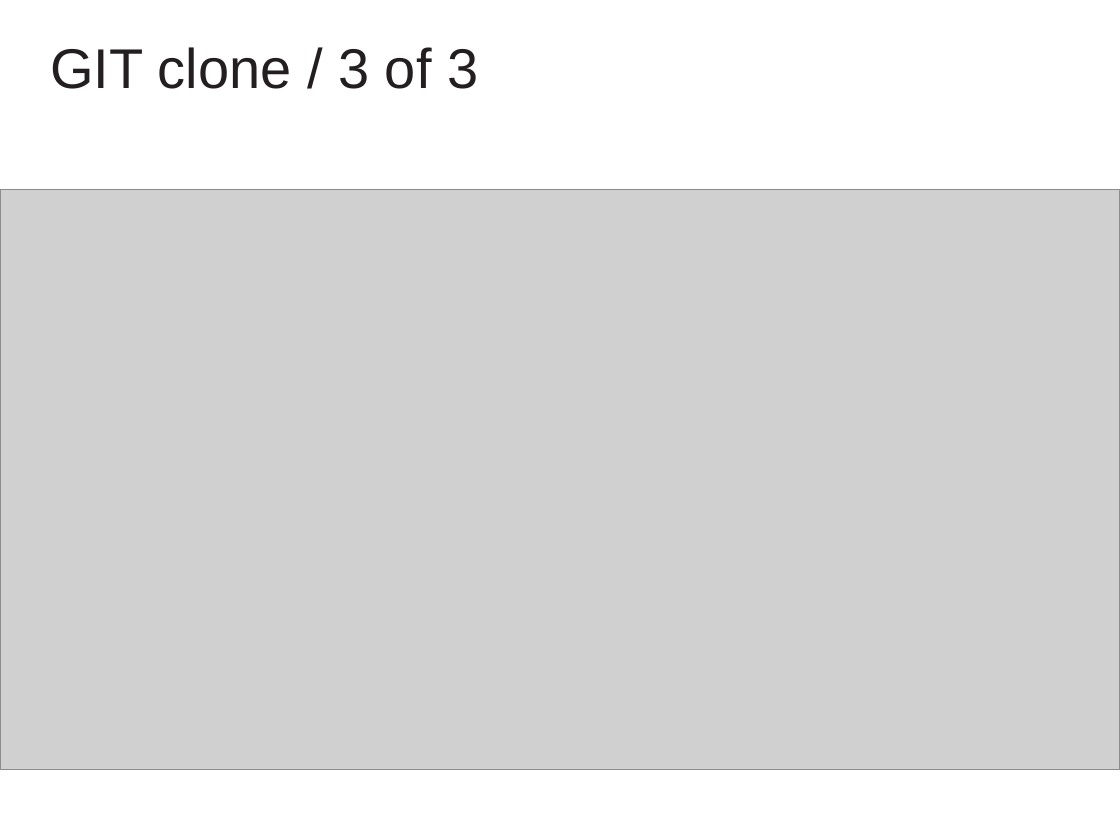
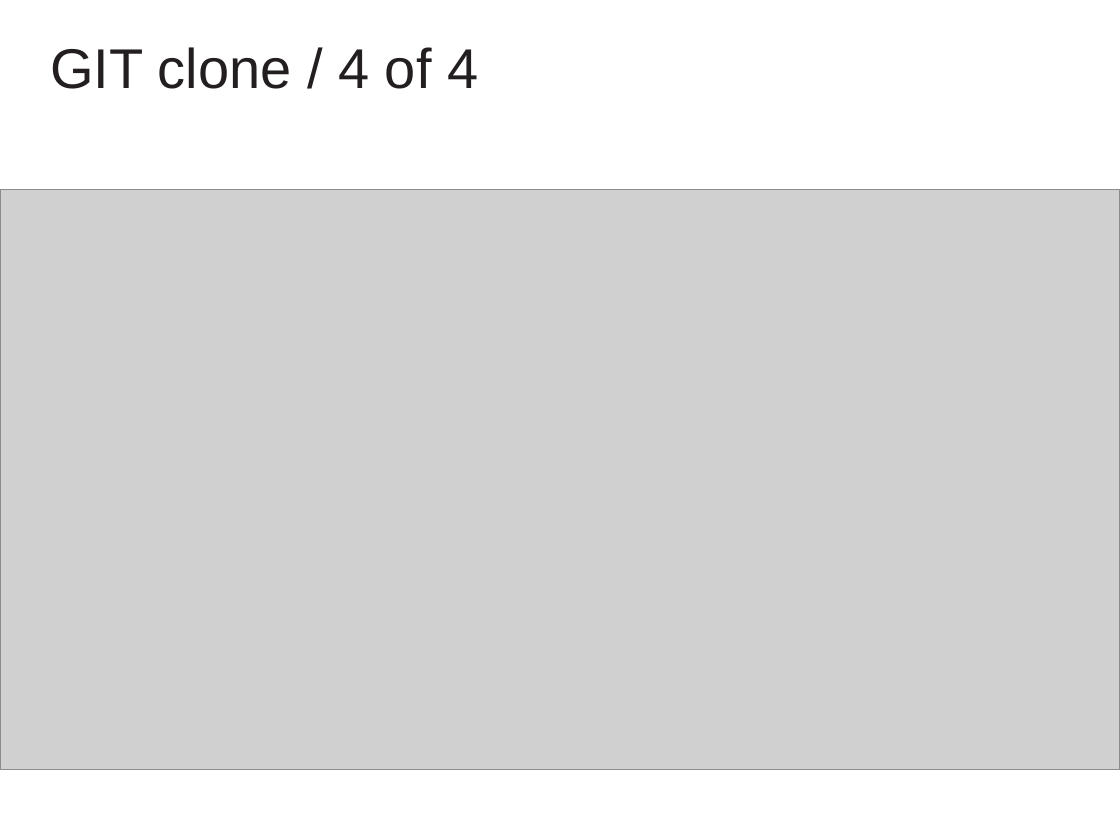
Before and after one commit to cvmocanu/git-presentation, a slide deck: slide 26 of GIT Presentation.pptx (slide 25 before the commit). Drawn at 1120x840 pixels with LibreOffice and Linux fonts; fonts in the diff are those of the drawing; grey boxes stand for pictures; background and template pictures are left out. Boxes give left, top, right and bottom in pixels: in the first picture for what was removed or moved away, otherwise in the second. Text is boxed around its words. In the diff, an @@ line names an element or a change of style, - is before the commit and + after.

```diff
--- a/GIT Presentation.pptx
+++ b/GIT Presentation.pptx
@@ text at <box>50,47,478,89</box>: text changed @@
-GIT clone / 3 of 3
+GIT clone / 4 of 4
```
Also in this commit, not shown: 2 other slides changed, 14 slides added, 5 slides removed, 29 other files.
